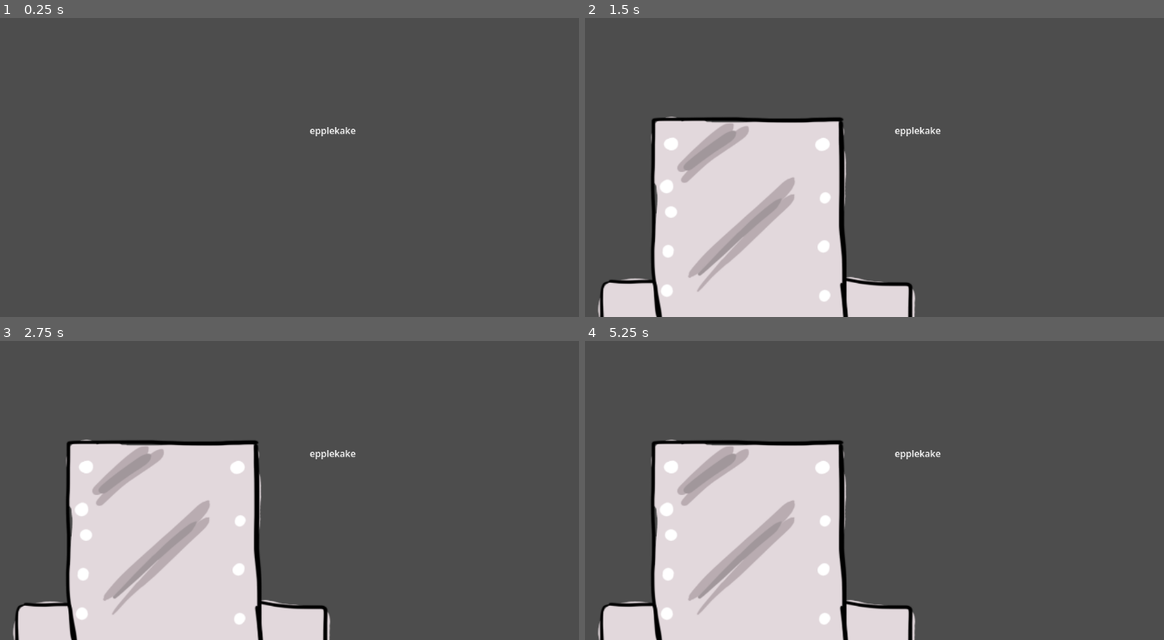
Above: before the commit, frames 1-4 (two rows, left to right).
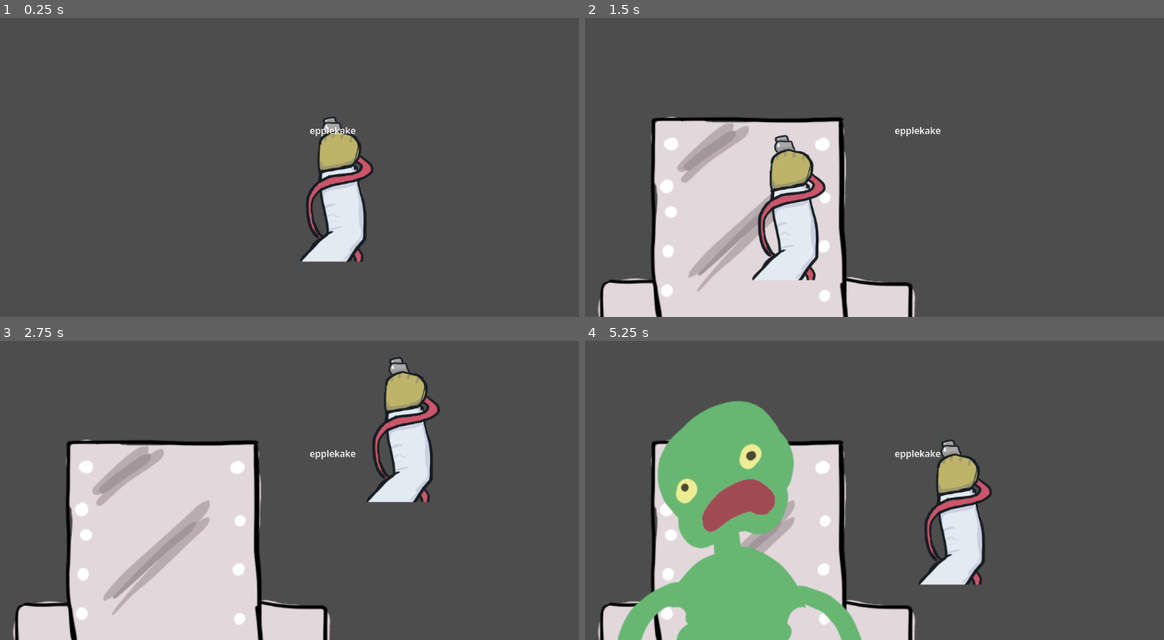
Above: after the commit, the same moments.

Repository: Slideshow776/Global-Game-Jam-2026
Game: Godot game, scene res://scenes/game.tscn
Same seed, same stepped clock (60 frames per second), same inputs: the game is played once before the commit and once after it.
Inputs (mouse positions are in pixels of both pictures, inside the frame that each line leads up to):
- Up to frame 1 (0.25 s): no input
- Up to frame 2 (1.5 s): tap Enter at 0.5, 0.6 s; move the mouse to (1065, 110) at 0.52 s; click (1065, 110) at 0.67 s; tap Space at 1.25 s; move the mouse to (781, 149) at 1.27 s; tap F at 1.35 s; click (781, 149) at 1.42 s
- Up to frame 3 (2.75 s): tap Enter at 2, 2.1 s; move the mouse to (399, 370) at 2.02 s; click (399, 370) at 2.17 s
- Up to frame 4 (5.25 s): tap Space at 2.75, 4.25 s; move the mouse to (886, 526) at 2.77 s; tap F at 2.85, 4.35 s; click (886, 526) at 2.92 s; tap Enter at 3.5, 3.6, 5.1 s; move the mouse to (1117, 508) at 3.52 s; click (1117, 508) at 3.67 s; move the mouse to (718, 397) at 4.27 s; click (718, 397) at 4.42 s; move the mouse to (949, 451) at 5.02 s; click (949, 451) at 5.17 s

The runs differ from the first frame. In frame 1, 3.7% of the frame differs, in the area x 51-65%, y 32-82%; in frame 2, 2.3%; in frame 3, 3.7%; in frame 4, 20%, in the area x 5-71%, y 20-100%.

Commit message:
Fix in mutant, and cursor now on gunpoint
Also hides mouse cursor :)

Diff:
--- a/game_state.gd
+++ b/game_state.gd
@@ -4,6 +4,7 @@
 # Called when the node enters the scene tree for the first time.
 func _ready() -> void:
 	gun_clicked.connect(gun_play_sound)
+	Input.mouse_mode = Input.MOUSE_MODE_HIDDEN
 
 func helloWorld():
 	print_debug("hello world")
--- a/scenes/arm.tscn
+++ b/scenes/arm.tscn
@@ -9,12 +9,13 @@
 [node name="Player" type="Node2D" unique_id=30301401]
 script = ExtResource("2_dy6di")
 
-[node name="gun" type="Sprite2D" parent="." unique_id=2023479808]
+[node name="gun" type="StaticBody2D" parent="." unique_id=1545287840]
+position = Vector2(-7, -100)
+
+[node name="gunpoint" type="CollisionShape2D" parent="gun" unique_id=770464134]
+shape = SubResource("CircleShape2D_muf2m")
+
+[node name="arm_sprite" type="Sprite2D" parent="gun" unique_id=2023479808]
+position = Vector2(7, 100)
 scale = Vector2(0.8281853, 0.75549453)
 texture = ExtResource("2_muf2m")
-
-[node name="arm" type="StaticBody2D" parent="." unique_id=1545287840]
-position = Vector2(-7, -100)
-
-[node name="Gunpoint" type="CollisionShape2D" parent="arm" unique_id=770464134]
-shape = SubResource("CircleShape2D_muf2m")
--- a/scenes/game.tscn
+++ b/scenes/game.tscn
@@ -2,7 +2,7 @@
 
 [ext_resource type="PackedScene" uid="uid://cttrm7okfclgv" path="res://scenes/chair.tscn" id="1_lnu2h"]
 [ext_resource type="PackedScene" uid="uid://ctl4sbj7wc1x4" path="res://scenes/mutant.tscn" id="2_lbhrr"]
-[ext_resource type="Texture2D" uid="uid://ceoac0ierh8lg" path="res://assets/images/gun.PNG" id="2_lnu2h"]
+[ext_resource type="PackedScene" uid="uid://dlmao0kysnkd" path="res://scenes/arm.tscn" id="4_lbhrr"]
 
 [node name="Game" type="Node2D" unique_id=1847825036]
 
@@ -17,12 +17,6 @@
 wait_time = 3.0
 one_shot = true
 autostart = true
-
-[node name="gun" type="Sprite2D" parent="." unique_id=1738811230]
-visible = false
-position = Vector2(579, 550)
-scale = Vector2(0.8281853, 0.75549453)
-texture = ExtResource("2_lnu2h")
 
 [node name="GUI" type="CanvasLayer" parent="." unique_id=1506688441]
 
@@ -39,3 +33,5 @@
 grow_horizontal = 2
 grow_vertical = 2
 text = "epplekake"
+
+[node name="Player" parent="." unique_id=30301401 instance=ExtResource("4_lbhrr")]
--- a/scenes/gun.gd
+++ b/scenes/gun.gd
@@ -2,16 +2,16 @@
 
 
 # Called when the node enters the scene tree for the first time.
-@onready var gun_pos = $arm/Gunpoint
+@onready var gun_pos = $gun/gunpoint
+@onready var gun = $gun
 func _ready() -> void:
 	pass
 
 func _input(event: InputEvent) -> void:
 	if event is InputEventMouseButton:
 		if event.button_index == MOUSE_BUTTON_LEFT:
-			print_debug(event.position, gun_pos.global_position)
 			GameState.gun_clicked.emit()
 
 # Called every frame. 'delta' is the elapsed time since the previous frame.
 func _process(delta: float) -> void:
-	global_position = get_global_mouse_position()
+	gun.global_position = get_global_mouse_position()
--- a/scenes/mutant.gd
+++ b/scenes/mutant.gd
@@ -1,17 +1,18 @@
 extends Sprite2D
 
 
-var originalyposition : float
+@onready var originalyposition : float = position.y
+@onready var timer = $Timer
 
 # Called when the node enters the scene tree for the first time.
 func _ready() -> void:
-	originalyposition = position.y
+	# originalyposition = position.y
 	position.y = -1000
-
+	timer.timeout.connect(_on_timer_timeout)
 	pass
 
 func _on_timer_timeout() -> void:
-
+	print_debug("hello")
 	var tween := create_tween()
 	tween.tween_property(self, "position:y", originalyposition, 0.2)
 
